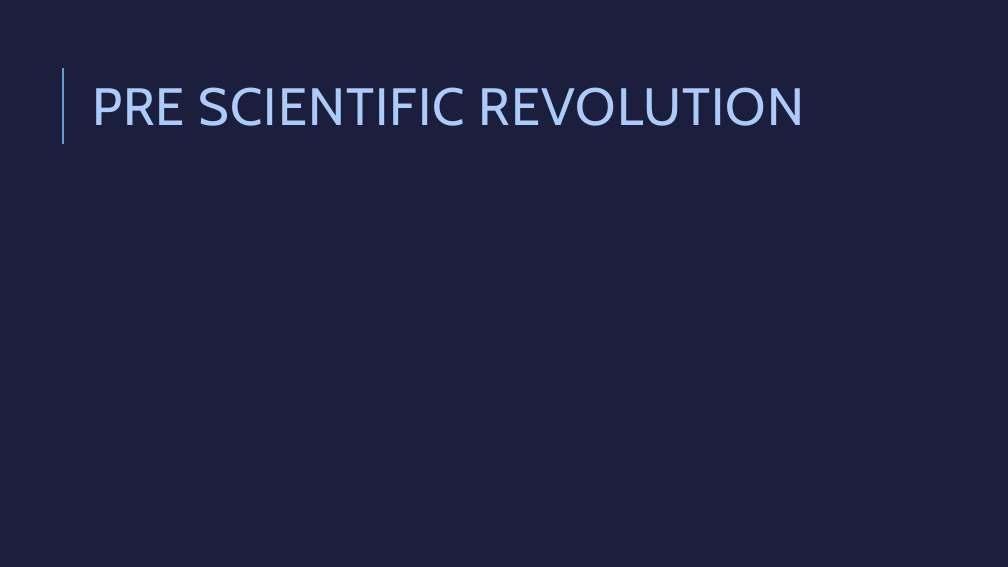
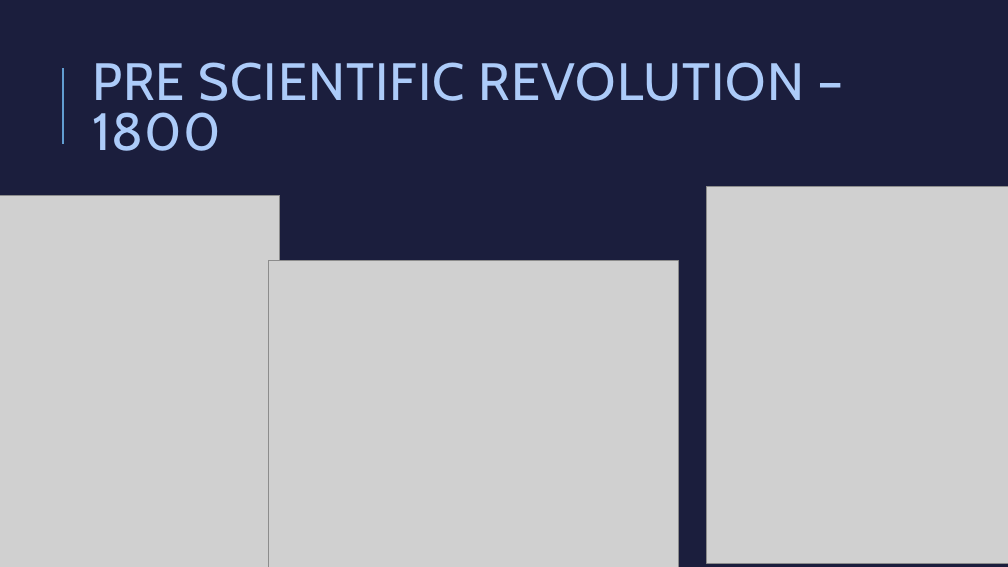
Before and after one commit to aimforbigfoot/biol5081, a slide deck: slide 10 of animalsClass/Deep History Of the field of Perception.pptx (slide 6 before the commit). Drawn at 1008x567 pixels with LibreOffice and Linux fonts; fonts in the diff are those of the drawing; grey boxes stand for pictures. Boxes give left, top, right and bottom in pixels: in the first picture for what was removed or moved away, otherwise in the second. Text is boxed around its words. In the diff, an @@ line names an element or a change of style, - is before the commit and + after.

```diff
--- a/animalsClass/Deep History Of the field of Perception.pptx
+++ b/animalsClass/Deep History Of the field of Perception.pptx
@@ title at [92, 62, 804, 151]: text changed @@
-PRE SCIENTIFIC REVOLUTION
+PRE SCIENTIFIC REVOLUTION – 1800
@@ picture added at [0, 195, 280, 567] @@
@@ picture added at [707, 187, 1008, 563] @@
@@ picture added at [269, 260, 678, 567] @@
```
Also in this commit, not shown: 4 other slides changed, 12 slides added.
